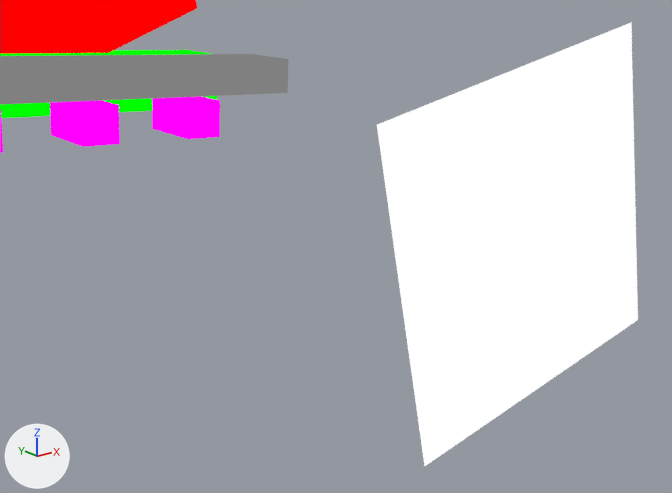
One commit to the Blender file assets-source/blender/motion/spinosaurus-dance.blend: the scene before it, then after it.
Rendered twice from a 50 mm lens placed at (90.18, -32.96, 29.84), pointed at (93.04, -29.38, 28.41). The axes (+X, +Y, +Z) are drawn at lower left. The lights are the same throughout. The picture after the commit comes second.

Objects in the first picture: 'DinoTycoon_Motion_spinosaurus_dance_eye', 'DinoTycoon_Motion_spinosaurus_dance_head', 'DinoTycoon_Motion_spinosaurus_dance_jaw', 'DinoTycoon_Motion_spinosaurus_dance_mouth', 'DinoTycoon_Motion_spinosaurus_dance_tooth1', 'DinoTycoon_Motion_spinosaurus_dance_tooth2' and 1 more.
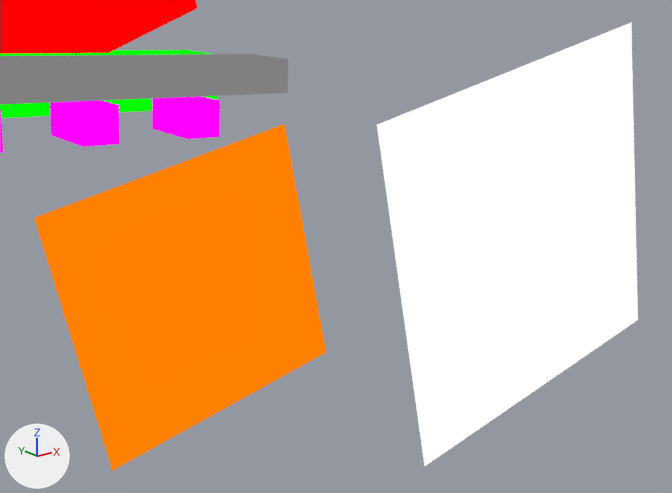
Pixel boxes [x1, y1, x2, y2] of what changed, in the pictures (672 x 493 px):
'DinoTycoon_Motion_spinosaurus_dance_eye_white', added (orange)
    after: [34, 124, 326, 471]

Diff of the bpy script that builds the scene:
```diff
--- a/assets-source/blender/motion/spinosaurus-dance.blend.py
+++ b/assets-source/blender/motion/spinosaurus-dance.blend.py
@@ mat_dinotycoon_role_y @@
+mat_dinotycoon_role_y = emission_material('DinoTycoon_Role_Y')
+mat_dinotycoon_role_y.base_color = (1.0, 0.216, 0.0)  # orange #ff8000
@@ me_dinotycoon_motion_spinosaurus_dance_sample_eye_white @@
+me_dinotycoon_motion_spinosaurus_dance_sample_eye_white.from_pydata([(91.63, -29.0, 28.72), (93.0, -29.0, 29.0), (93.27, -29.0, 27.62), (91.9, -29.0, 27.35), (91.63, -29.0, 28.72), (93.0, -29.0, 29.0), (93.27, -29.0, 27.62), (91.9, -29.0, 27.35)], [], [(3, 2, 1, 0), (4, 5, 6, 7), (0, 1, 5, 4), (1, 2, 6, 5), (2, 3, 7, 6), (3, 0, 4, 7)])
+me_dinotycoon_motion_spinosaurus_dance_sample_eye_white.materials.append(mat_dinotycoon_role_y)  # orange #ff8000
@@ ob_dinotycoon_motion_spinosaurus_dance_eye_white @@
+ob_dinotycoon_motion_spinosaurus_dance_eye_white = bpy.data.objects.new('DinoTycoon_Motion_spinosaurus_dance_eye_white', me_dinotycoon_motion_spinosaurus_dance_sample_eye_white)
+ob_dinotycoon_motion_spinosaurus_dance_eye_white.location = (0.0, 0.0, 0.0)
```
